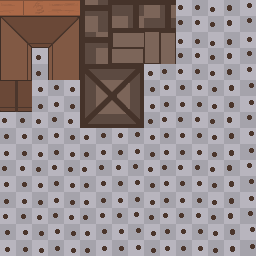
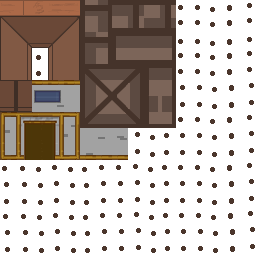
Layers edited between the first and the second 256×256 image:
painted on "HouseArt_2" over [0,32,176,160]
hid group "Group 1" (1 layers) over [0,0,256,256]
hid "Layer 2" over [0,0,256,256]
